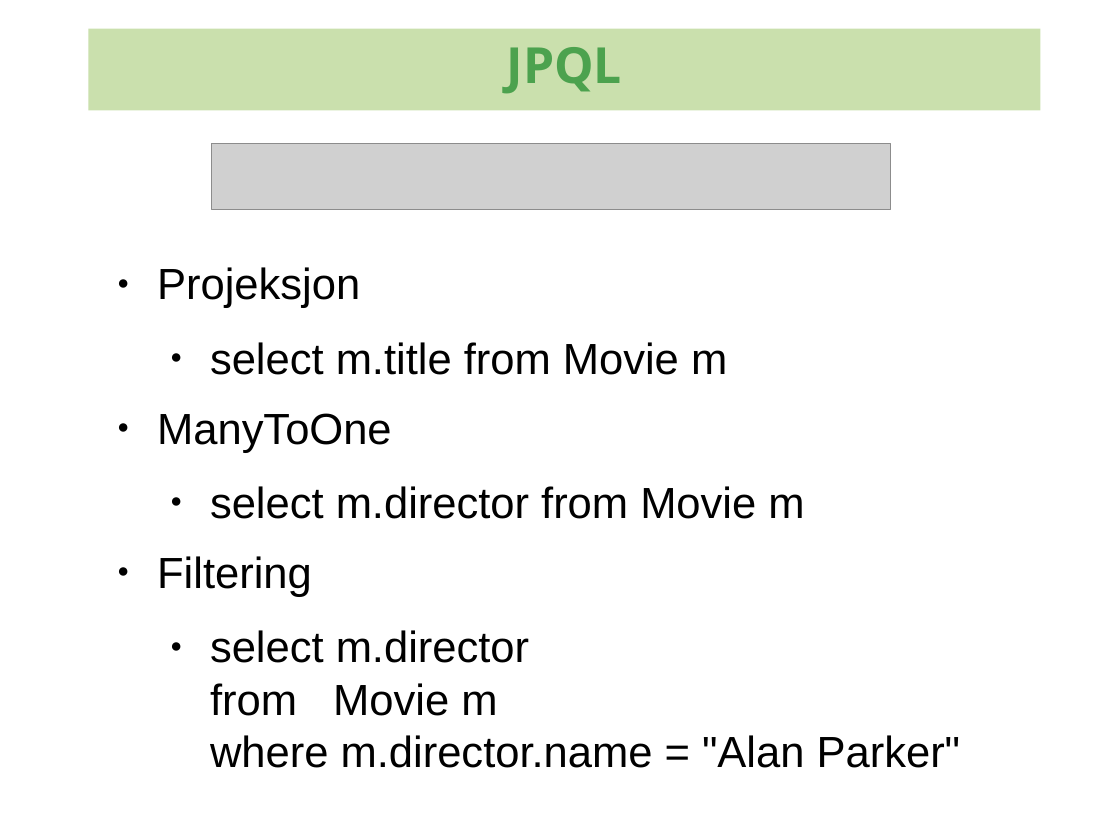
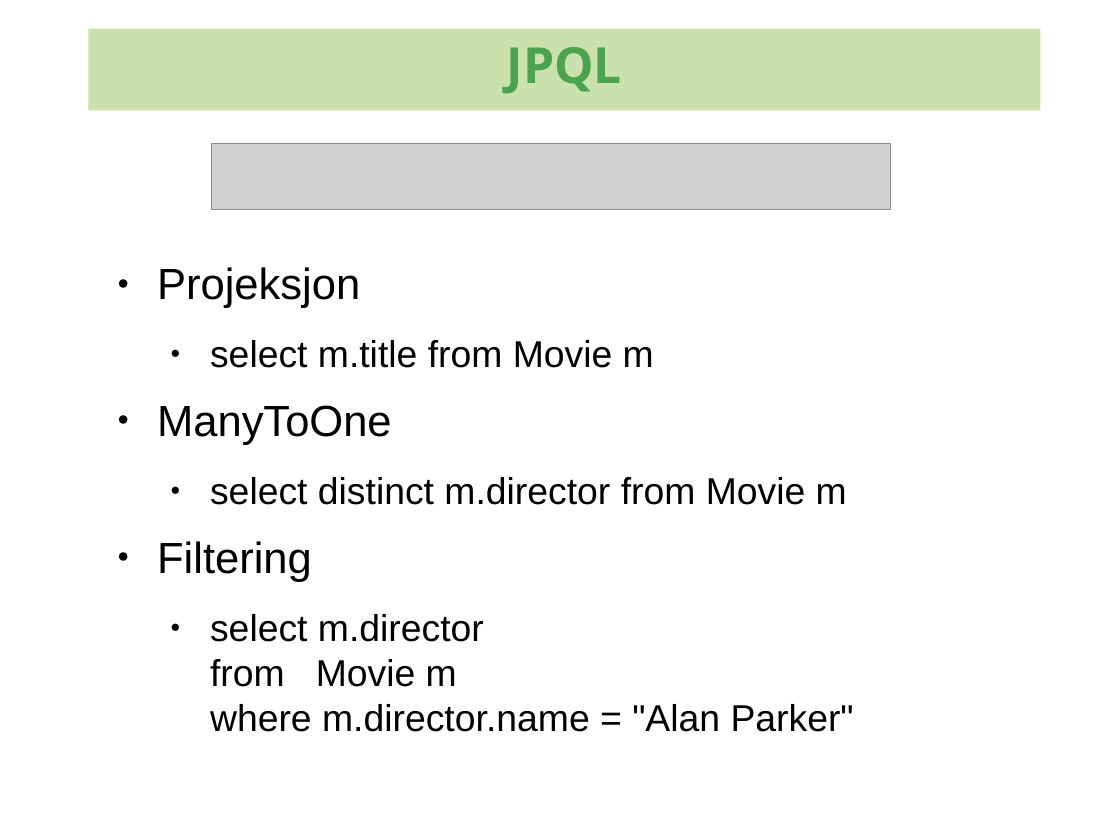
Before and after one commit to kenglxn/seam-maven-refimpl, a slide deck: slide 49 of sandbox/loo/jpa-continued/jpa-continued.odp (slide 50 before the commit). Drawn at 1120x840 pixels with LibreOffice and Linux fonts; fonts in the diff are those of the drawing; grey boxes stand for pictures; background and template pictures are left out. Boxes give left, top, right and bottom in pixels: in the first picture for what was removed or moved away, otherwise in the second. Text is boxed around its words. In the diff, an @@ line names an element or a change of style, - is before the commit and + after.

```diff
--- a/sandbox/loo/jpa-continued/jpa-continued.odp
+++ b/sandbox/loo/jpa-continued/jpa-continued.odp
@@ text at (210,340,854,732): size 28 to 24 pt in "select m.title from Movie m", "select m.director from Movie m where m.director.name ..." @@
@@ text at (210,477,847,505): text changed; size 28 to 24 pt @@
-  ● select m.director from Movie m
+  ● select distinct m.director from Movie m
```
Also in this commit, not shown: 4 other slides changed, 4 slides added, 5 slides removed, 1 other file.
